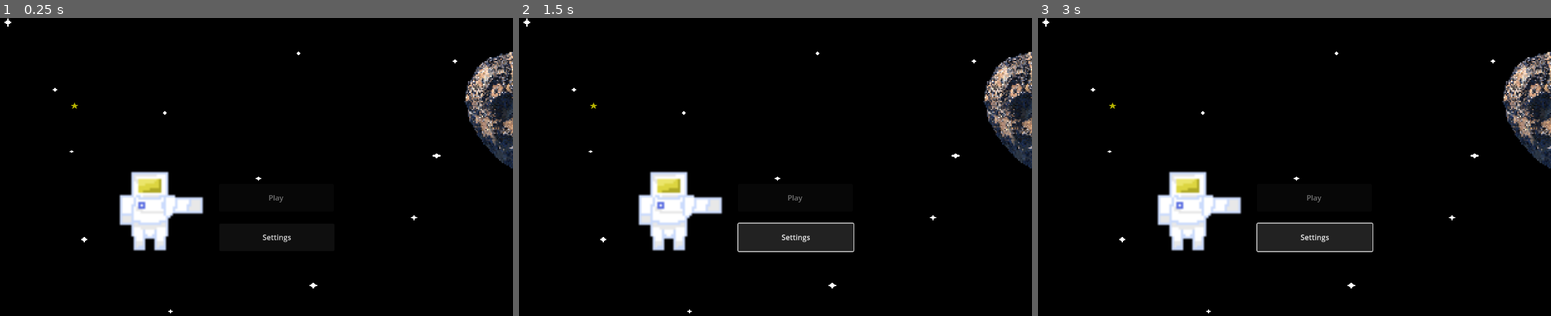
Above: before the commit, frames 1-3 (left to right).
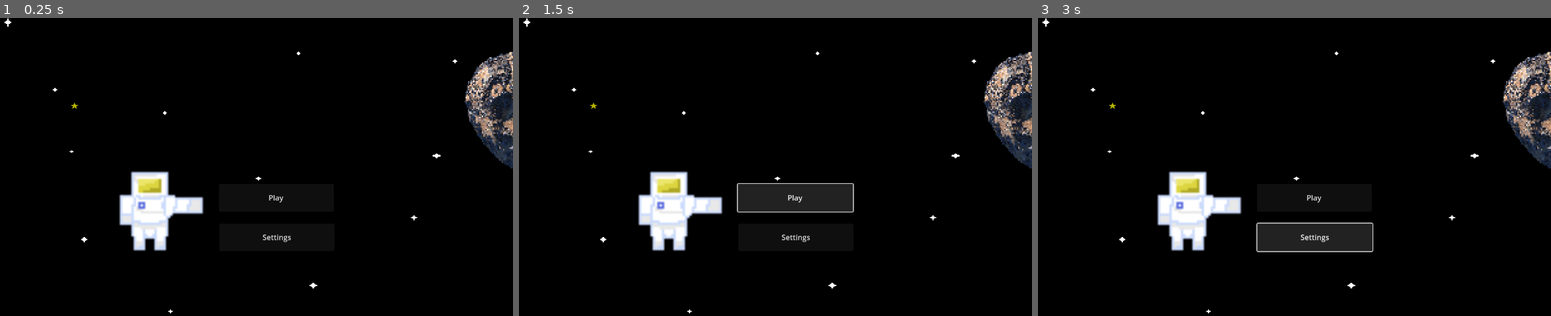
Above: after the commit, the same moments.

Repository: ComputingToTheMax/CS-26-12
Game: Godot game, scene res://StartScreen.tscn
Two runs of this game, one before a commit and one after it. Both use one fixed random seed, a clock stepped at 60 frames per second and the inputs below.
Inputs:
- Up to frame 1 (0.25 s): no input
- Up to frame 2 (1.5 s): click "Settings" (after the commit: "Play") at 0.5 s; click "Settings" (after the commit: "Play") at 1.25 s
- Up to frame 3 (3 s): click "Settings" (after the commit: "Play") at 2 s; click "Settings" at 2.75 s

The runs differ from the first frame. In frame 1, less than 0.1% of the frame differs, in the area x 52-56%, y 59-62%; in frame 2, 2.5%, in the area x 42-66%, y 55-79%; in frame 3, less than 0.1%.

Commit message:
Created pathing so play button opens a tutorial screen - StartScreen.gd

Diff:
--- a/Scripts/StartScreen.gd
+++ b/Scripts/StartScreen.gd
@@ -1,5 +1,10 @@
 extends Node2D
 
-func _ready() -> void:
-	# Button is intentionally non-functional for sprint 1
-	$PlayButton.disabled = true
+func _ready():
+	var playBtn = $PlayButton
+	playBtn.disabled = false
+	playBtn.pressed.connect(_on_play_pressed)
+
+func _on_play_pressed():
+	var nextScene = load("res://Tutorial Screen.tscn")
+	get_tree().change_scene_to_packed(nextScene)
